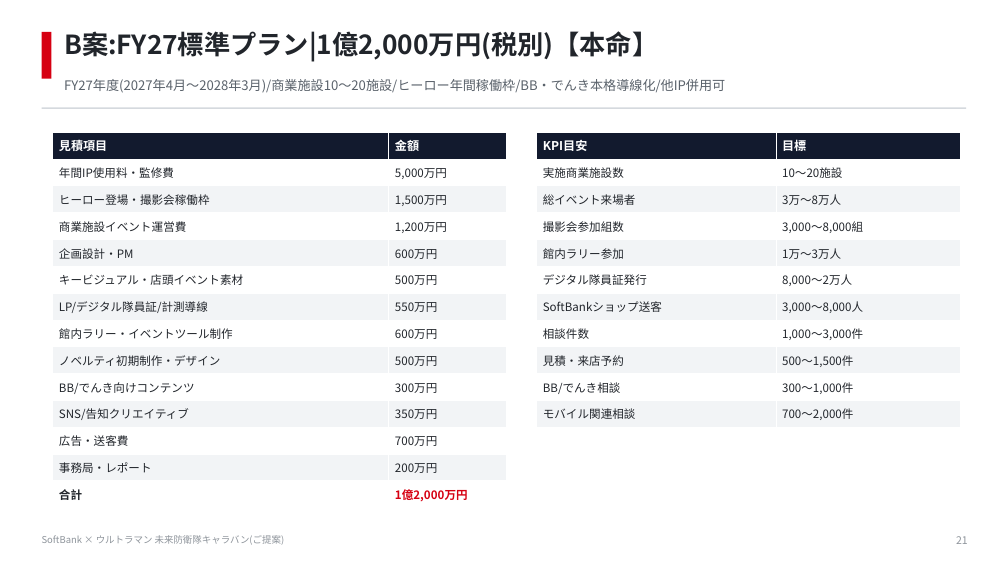
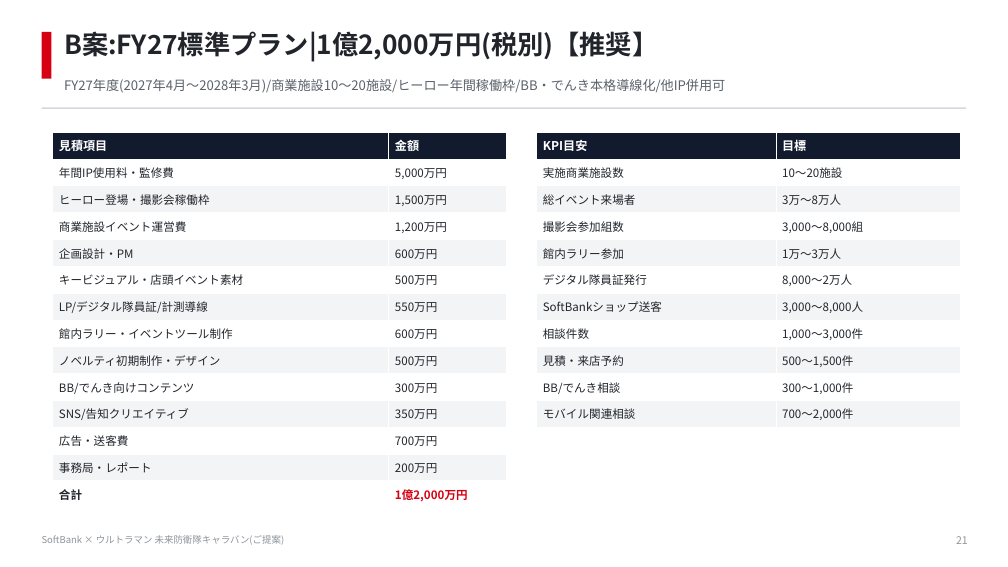
Before and after one commit to hayatoshintani-spe/kessho-lens, a slide deck: slide 21 of docs/proposals/softbank-ultraman-caravan/SoftBank_Ultraman_未来防衛隊キャラバン_提案資料.pptx. Drawn at 1008x567 pixels with LibreOffice and Linux fonts; fonts in the diff are those of the drawing. Boxes give left, top, right and bottom in pixels: in the first picture for what was removed or moved away, otherwise in the second. Text is boxed around its words. In the diff, an @@ line names an element or a change of style, - is before the commit and + after.

```diff
--- a/docs/proposals/softbank-ultraman-caravan/SoftBank_Ultraman_未来防衛隊キャラバン_提案資料.pptx
+++ b/docs/proposals/softbank-ultraman-caravan/SoftBank_Ultraman_未来防衛隊キャラバン_提案資料.pptx
@@ text at (64,31,658,61): text changed @@
-B案:FY27標準プラン|1億2,000万円(税別)【本命】
+B案:FY27標準プラン|1億2,000万円(税別)【推奨】
```
Also in this commit, not shown: 12 other slides changed, 1 other file.
